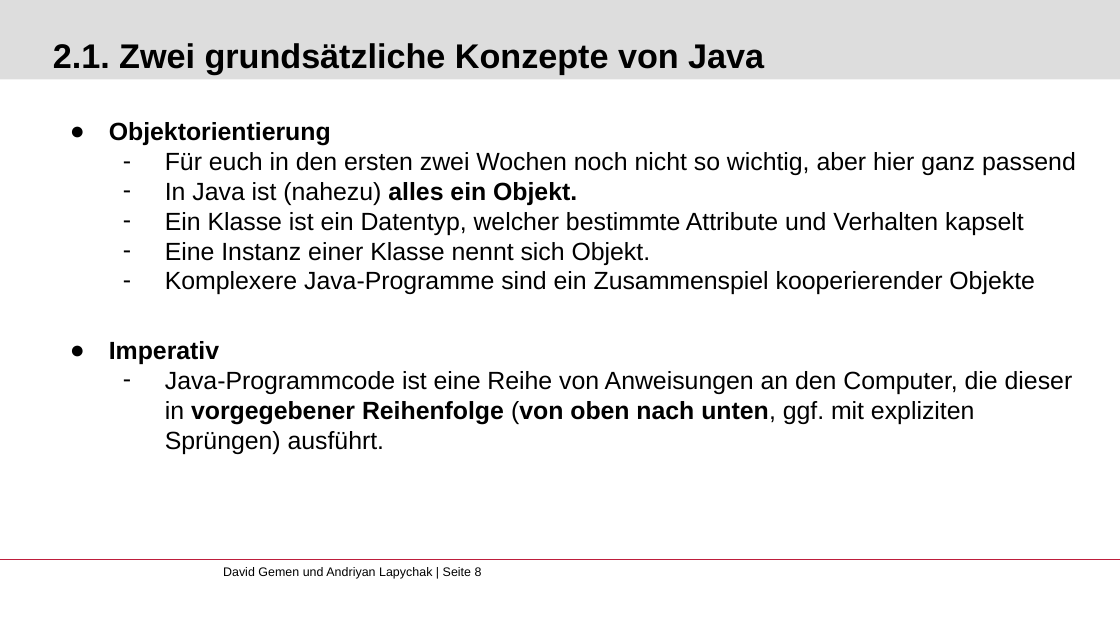
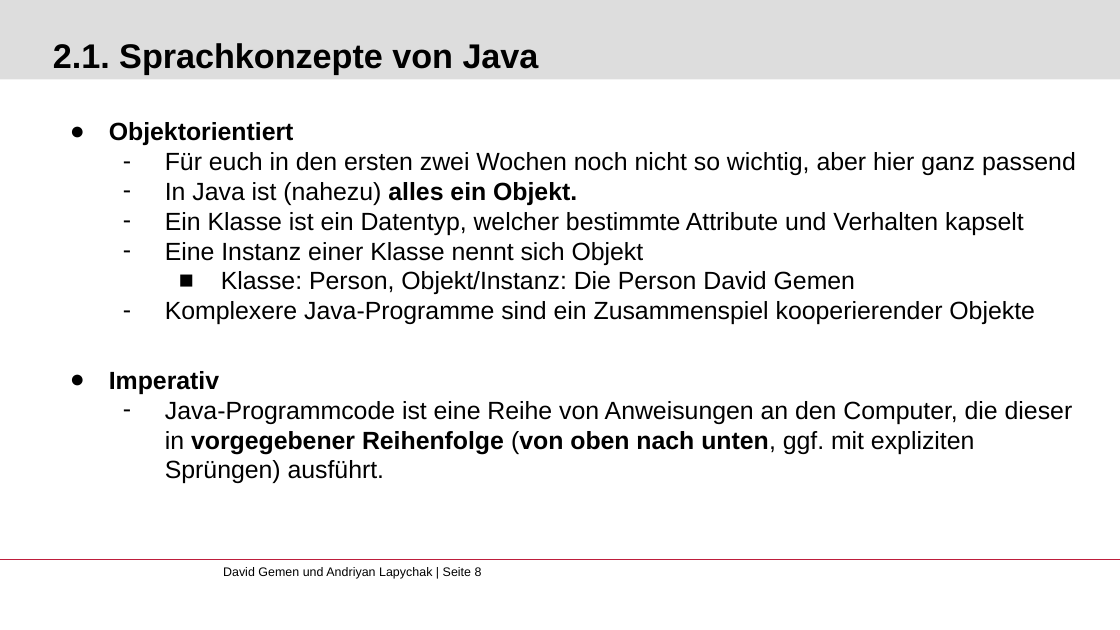
Before and after one commit to gemdav/Programmieren-1-Tutorium, a slide deck: slide 8 of slides/00_installation_introduction.pptx. Drawn at 1120x630 pixels with LibreOffice and Linux fonts; fonts in the diff are those of the drawing; background and template pictures are left out. Boxes give left, top, right and bottom in pixels: in the first picture for what was removed or moved away, otherwise in the second. Text is boxed around its words. In the diff, an @@ line names an element or a change of style, - is before the commit and + after.

```diff
--- a/slides/00_installation_introduction.pptx
+++ b/slides/00_installation_introduction.pptx
@@ title at <box>53,43,539,74</box>: text changed @@
-2.1. Zwei grundsätzliche Konzepte von Java
+2.1. Sprachkonzepte von Java
@@ text at <box>109,122,294,145</box>: text changed @@
-● Objektorientierung
+● Objektorientiert
@@ text at <box>165,242,855,294</box>: text changed @@
-  – Eine Instanz einer Klasse nennt sich Objekt.
+  – Eine Instanz einer Klasse nennt sich Objekt
+    ■ Klasse: Person, Objekt/Instanz: Die Person David Gemen
```
Also in this commit, not shown: 2 other slides changed, 17 other files.
